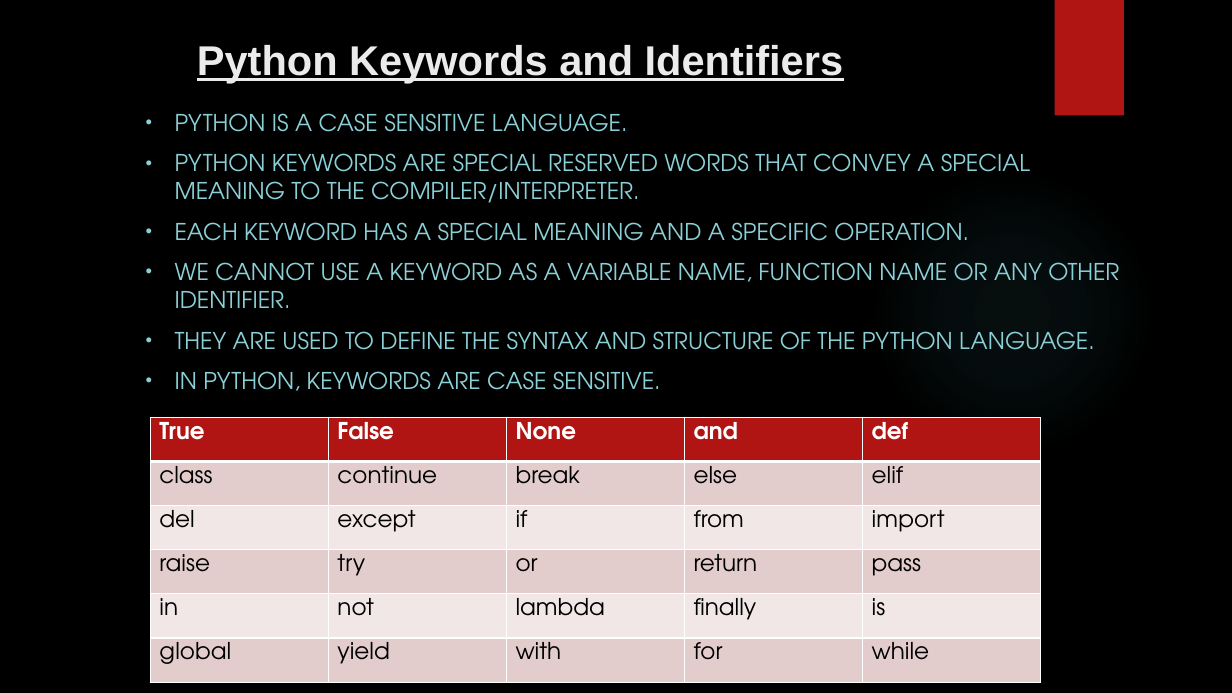
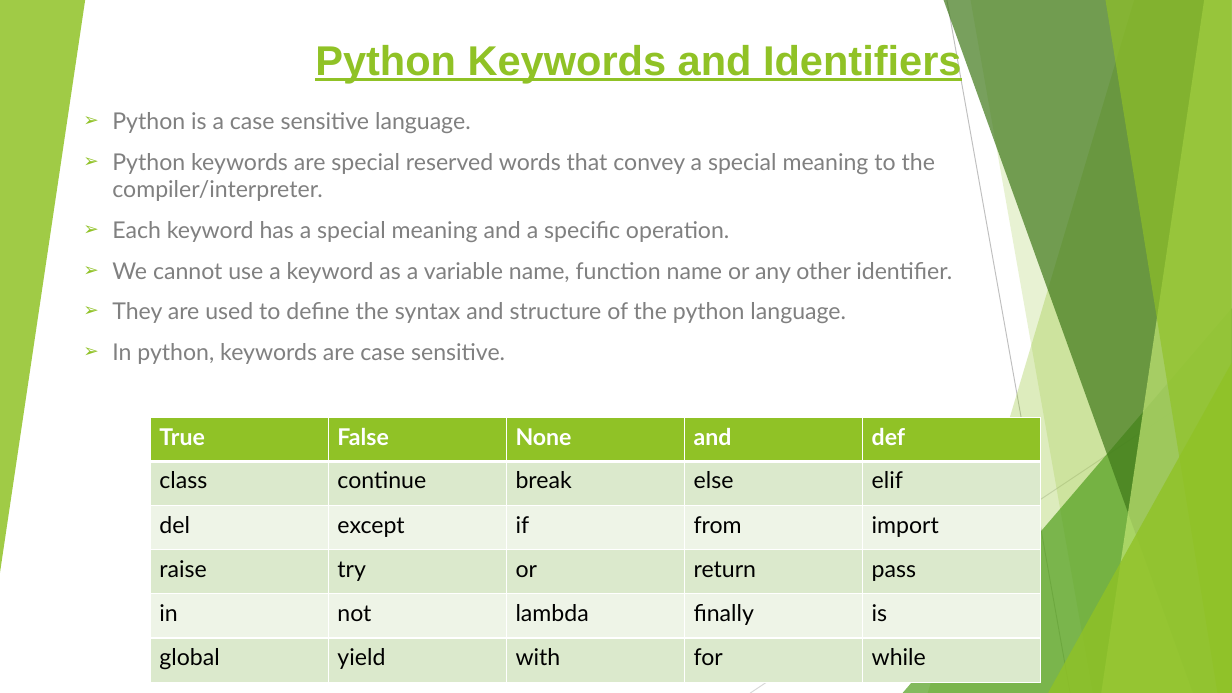
Before and after one commit to tauovir/Materials, a slide deck: slide 1 of Python Session/Python_9_may.pptx. Drawn at 1232x693 pixels with LibreOffice and Linux fonts; fonts in the diff are those of the drawing; background and template pictures are left out. Boxes give left, top, right and bottom in pixels: in the first picture for what was removed or moved away, otherwise in the second. Text is boxed around its words. In the diff, an @@ line names an element or a change of style, - is before the commit and + after.

```diff
--- a/Python Session/Python_9_may.pptx
+++ b/Python Session/Python_9_may.pptx
@@ background picture (left out) to #FFFFFF @@
@@ group added at <box>0,0,1232,693</box>: 5 freeform shapes, 3 triangles, 2 lines @@
@@ title "Python Keywords and Identifiers" at <box>315,41,961,82</box>: text colour #EBEBEB to #90C226; alignment left to right @@
@@ rectangle removed at <box>1055,0,1124,116</box> @@
@@ subtitle at <box>112,112,952,364</box>: text changed; font TeX Gyre Adventor to Lato; text colour #8AD0D6 to #808080 @@
-• PYTHON IS A CASE SENSITIVE LANGUAGE.
-• PYTHON KEYWORDS ARE SPECIAL RESERVED WORDS THAT CONVEY A SPECIAL MEANING TO THE COMPILER/INTERPRETER.
-• EACH KEYWORD HAS A SPECIAL MEANING AND A SPECIFIC OPERATION.
-• WE CANNOT USE A KEYWORD AS A VARIABLE NAME, FUNCTION NAME OR ANY OTHER IDENTIFIER.
-• THEY ARE USED TO DEFINE THE SYNTAX AND STRUCTURE OF THE PYTHON LANGUAGE.
-• IN PYTHON, KEYWORDS ARE CASE SENSITIVE.
+➢ Python is a case sensitive language.
+➢ Python keywords are special reserved words that convey a special meaning to the compiler/interpreter.
+➢ Each keyword has a special meaning and a specific operation.
+➢ We cannot use a keyword as a variable name, function name or any other identifier.
+➢ They are used to define the syntax and structure of the python language.
+➢ In python, keywords are case sensitive.
@@ ellipse removed at <box>870,169,1154,454</box> @@
@@ table at <box>151,418,1043,682</box> @@
@@ fill #B01513 to #90C226 in row 1 @@
@@ fill #E4CCCC to #DBE9CD in 15 cells @@
@@ fill #F2E8E7 to #EEF4E8 in 10 cells @@
@@ font TeX Gyre Adventor to Lato @@
```
Also in this commit, not shown: 7 other slides changed, 3 slides added, 10 other files.
